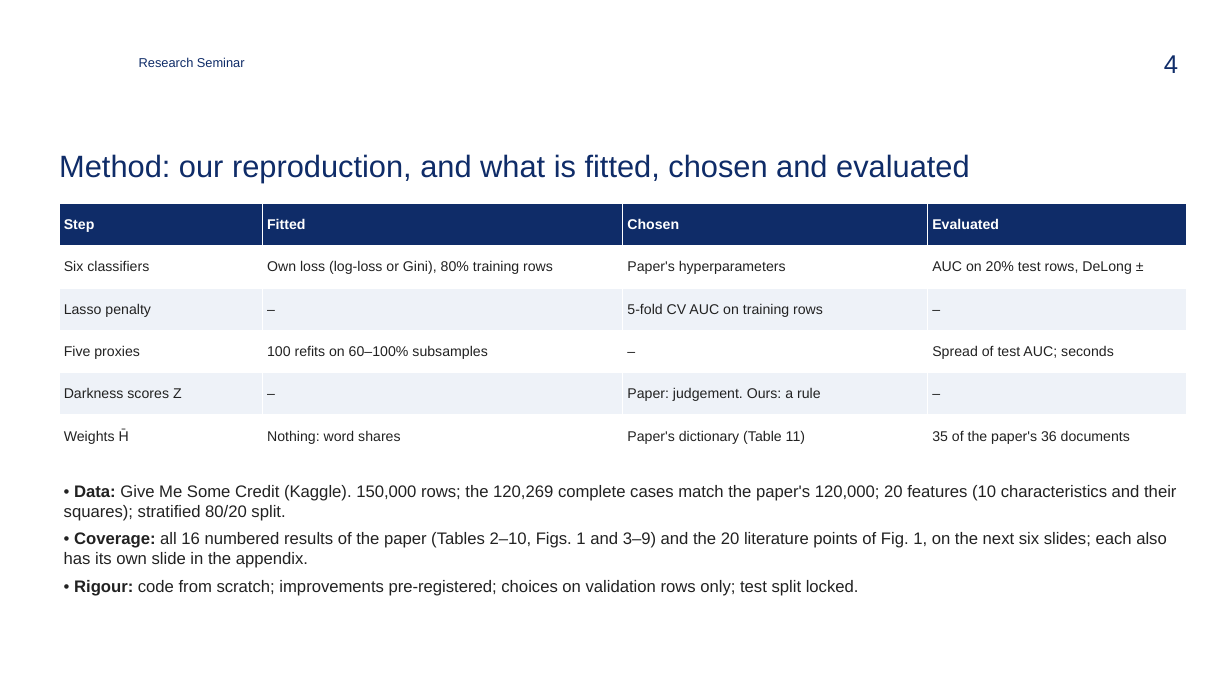
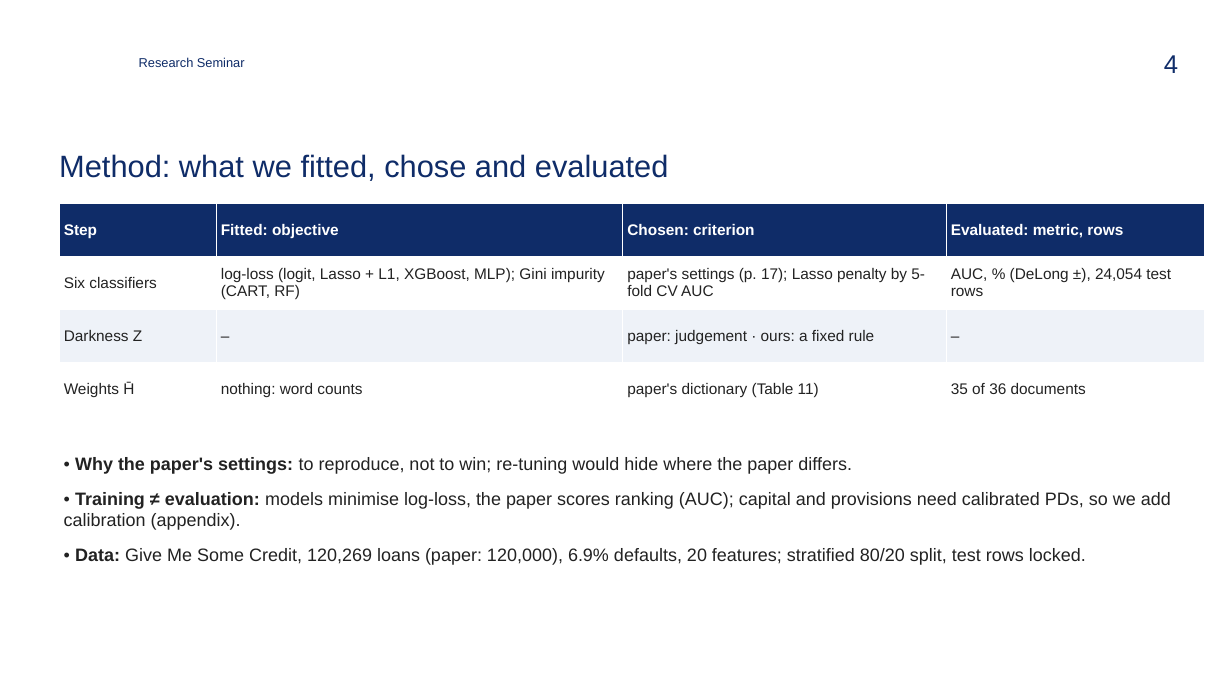
Before and after one commit to zavaz5/ml-model-risk, a slide deck: slide 4 of docs/presentation.pptx. Drawn at 1232x693 pixels with LibreOffice and Linux fonts; fonts in the diff are those of the drawing; background and template pictures are left out. Boxes give left, top, right and bottom in pixels: in the first picture for what was removed or moved away, otherwise in the second. Text is boxed around its words. In the diff, an @@ line names an element or a change of style, - is before the commit and + after.

```diff
--- a/docs/presentation.pptx
+++ b/docs/presentation.pptx
@@ title at (59,154,669,181): text changed @@
-Method: our reproduction, and what is fitted, chosen and evaluated
+Method: what we fitted, chose and evaluated
@@ table at (59,203,1205,416) @@
-row 1: Step | Fitted | Chosen | Evaluated
-row 2: Six classifiers | Own loss (log-loss or Gini), 80% training rows | Paper's hyperparameters | AUC on 20% test rows, DeLong ±
-row 3: Lasso penalty | – | 5-fold CV AUC on training rows | –
-row 4: Five proxies | 100 refits on 60–100% subsamples | – | Spread of test AUC; seconds
-row 5: Darkness scores Z | – | Paper: judgement. Ours: a rule | –
-row 6: Weights H̄ | Nothing: word shares | Paper's dictionary (Table 11) | 35 of the paper's 36 documents
+row 1: Step | Fitted: objective | Chosen: criterion | Evaluated: metric, rows
+row 2: Six classifiers | log-loss (logit, Lasso + L1, XGBoost, MLP); Gini impurity (CART, RF) | paper's settings (p. 17); Lasso penalty by 5-fold CV AUC | AUC, % (DeLong ±), 24,054 test rows
+row 3: Darkness Z | – | paper: judgement · ours: a fixed rule | –
+row 4: Weights H̄ | nothing: word counts | paper's dictionary (Table 11) | 35 of 36 documents
@@ table: place and size @@
-table at (59,203,1187,457)
+table at (59,203,1205,416)
@@ text at (64,457,1171,565): text changed; size 13 to 14 pt @@
-• Data: Give Me Some Credit (Kaggle). 150,000 rows; the 120,269 complete cases match the paper's 120,000; 20 features (10 characteristics and their squares); stratified 80/20 split.
-• Coverage: all 16 numbered results of the paper (Tables 2–10, Figs. 1 and 3–9) and the 20 literature points of Fig. 1, on the next six slides; each also has its own slide in the appendix.
-• Rigour: code from scratch; improvements pre-registered; choices on validation rows only; test split locked.
+• Why the paper's settings: to reproduce, not to win; re-tuning would hide where the paper differs.
+• Training ≠ evaluation: models minimise log-loss, the paper scores ranking (AUC); capital and provisions need calibrated PDs, so we add calibration (appendix).
+• Data: Give Me Some Credit, 120,269 loans (paper: 120,000), 6.9% defaults, 20 features; stratified 80/20 split, test rows locked.
```
Also in this commit, not shown: 13 other slides changed, 19 other files.
